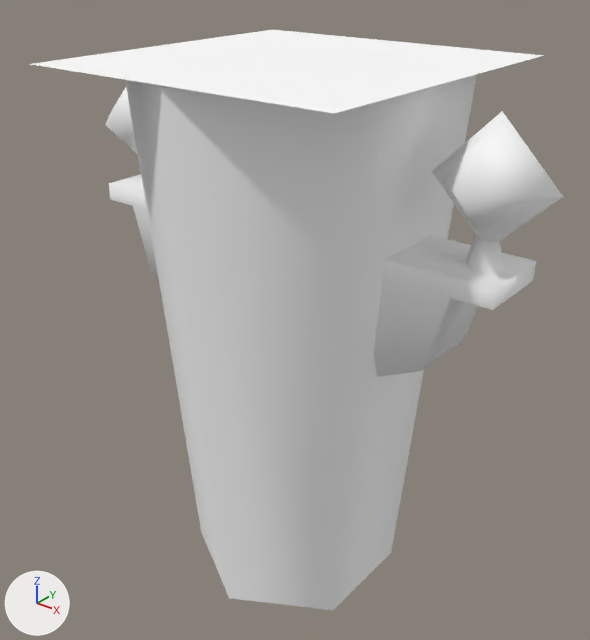
The glTF model public/3d/item/model__item__room.ofs_3328_0/3328IMIG10_07.gltf: old version first, new version second.
One viewpoint serves both versions: a 50 mm camera at (0.906, -1.132, 1.26) aimed at (-0.008, 0.011, 0.552). Arrows for +X, +Y and +Z are at lower left; the lights stay in place. The first picture is the older version.

Script lines for the objects in view, before the commit:
```python
mat_imig10_07_0 = principled_material('imig10_07_0')
mat_imig10_07_0.base_color = (1.0, 1.0, 1.0)  # white #ffffff
mat_imig10_07_0.roughness = 1.0
mat_imig10_07_1 = principled_material('imig10_07_1')
mat_imig10_07_1.base_color = (1.0, 1.0, 1.0)  # white #ffffff
mat_imig10_07_1.roughness = 1.0
me_3328imig10_07 = bpy.data.meshes.new('3328IMIG10_07')
me_3328imig10_07.from_pydata(...)  # 57 vertices, 66 faces; spans x -0.496..0.496, y -0.312..0.312, z -0.003..1.051
# faces by material slot: [62, 4]
me_3328imig10_07.materials.append(mat_imig10_07_0)  # white #ffffff
me_3328imig10_07.materials.append(mat_imig10_07_1)  # white #ffffff
ob_3328imig10_07 = bpy.data.objects.new('3328IMIG10_07', me_3328imig10_07)
ob_3328imig10_07.location = (0.0, 0.0, 0.0)
```
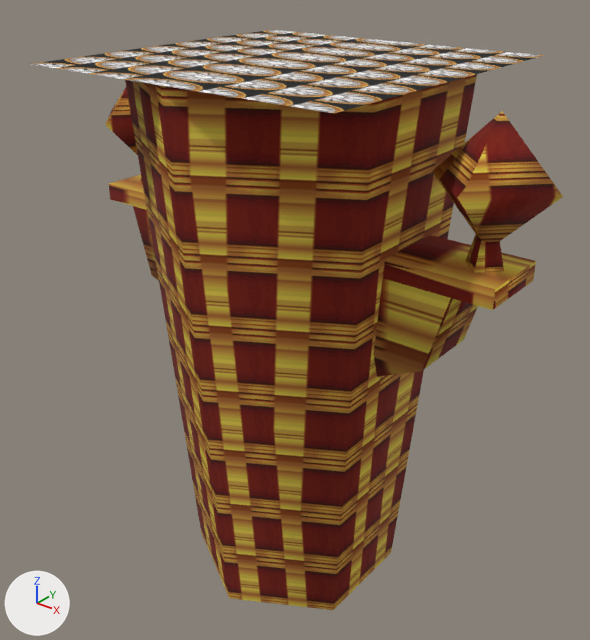
Pixel boxes [x1, y1, x2, y2] of what changed, in the pictures (590 x 640 px):
'3328IMIG10_07', surface changed (darker): [31, 30, 563, 610] in both

Edits to the bpy script that builds the scene:
```text
Add img_imig10_07_1:
    img_imig10_07_1 = load_image('imig10_07_1', '_unpacked/imig10_07_1', 32, 64, 'sRGB')
Add img_imig10_07_0:
    img_imig10_07_0 = load_image('imig10_07_0', '_unpacked/imig10_07_0', 32, 64, 'sRGB')
Change mat_imig10_07_0:
    remove mat_imig10_07_0.base_color = (1.0, 1.0, 1.0)  # white #ffffff
    add mat_imig10_07_0.texture = img_imig10_07_0
Change mat_imig10_07_1:
    remove mat_imig10_07_1.base_color = (1.0, 1.0, 1.0)  # white #ffffff
    add mat_imig10_07_1.texture = img_imig10_07_1
```
